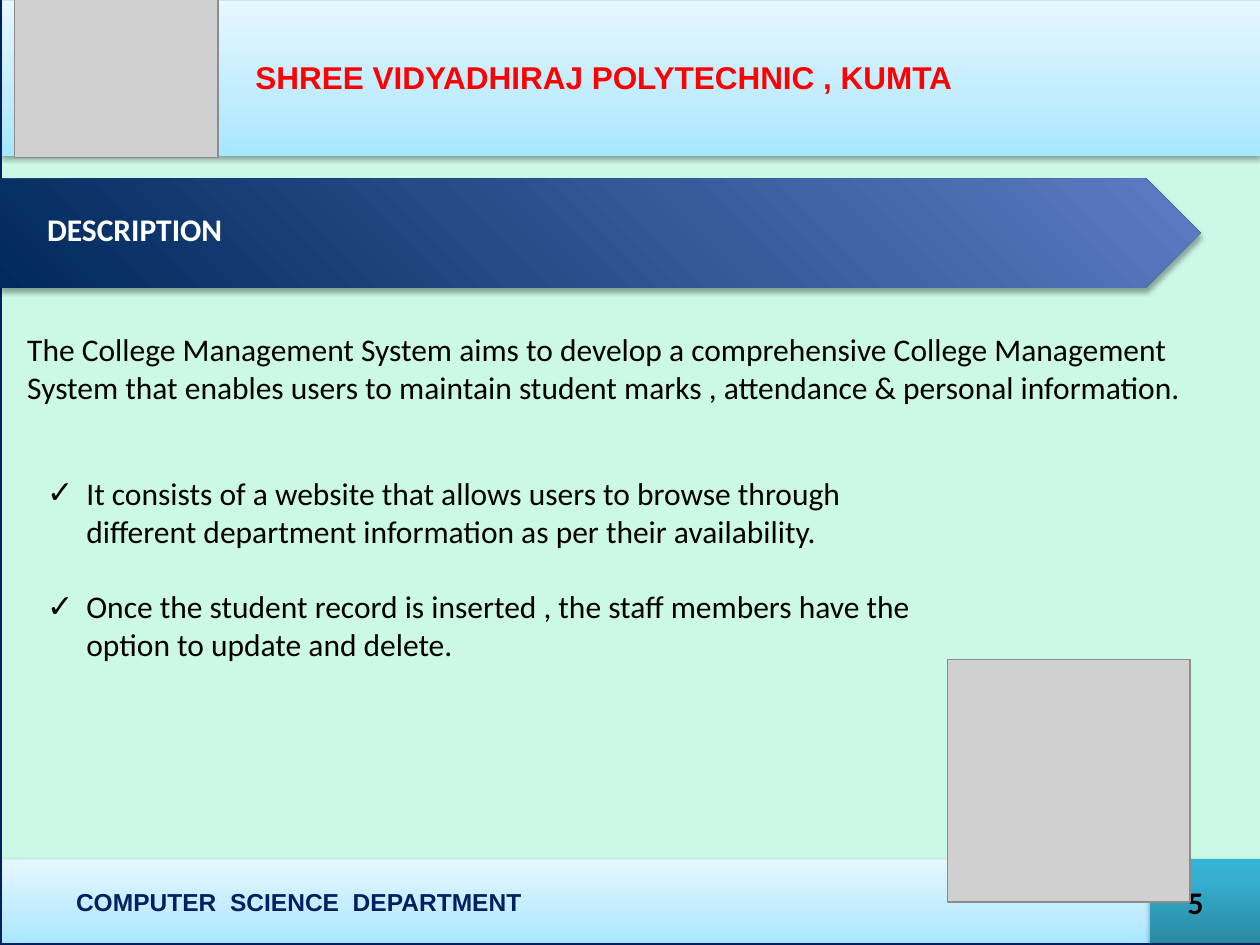
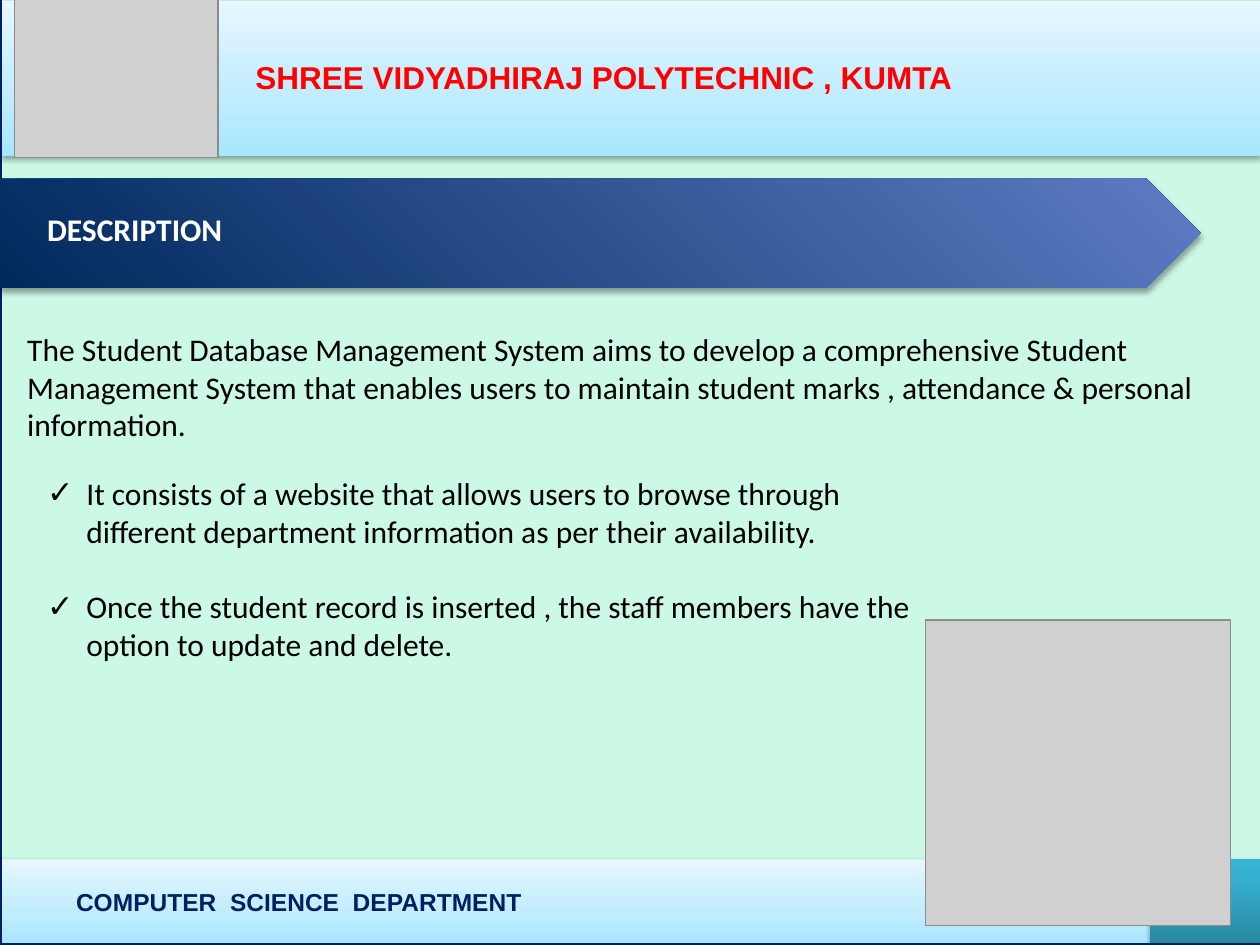
Before and after one commit to Anantbhat2005/Clg_Student_Management_System, a slide deck: slide 5 of CIE1.pptx. Drawn at 1260x945 pixels with LibreOffice and Linux fonts; fonts in the diff are those of the drawing; grey boxes stand for pictures. Boxes give left, top, right and bottom in pixels: in the first picture for what was removed or moved away, otherwise in the second. Text is boxed around its words. In the diff, an @@ line names an element or a change of style, - is before the commit and + after.

```diff
--- a/CIE1.pptx
+++ b/CIE1.pptx
@@ text at [27,339,1192,437]: text changed @@
-The College Management System aims to develop a comprehensive College Management System that enables users to maintain student marks , attendance & personal information.
+The Student Database Management System aims to develop a comprehensive Student Management System that enables users to maintain student marks , attendance & personal information.
@@ picture: place and size @@
-picture at [948,660,1191,903]
+picture at [925,620,1230,925]
@@ text removed at [1188,888,1204,914] @@
-5
```
Also in this commit, not shown: 17 other slides changed, 1 other file.
